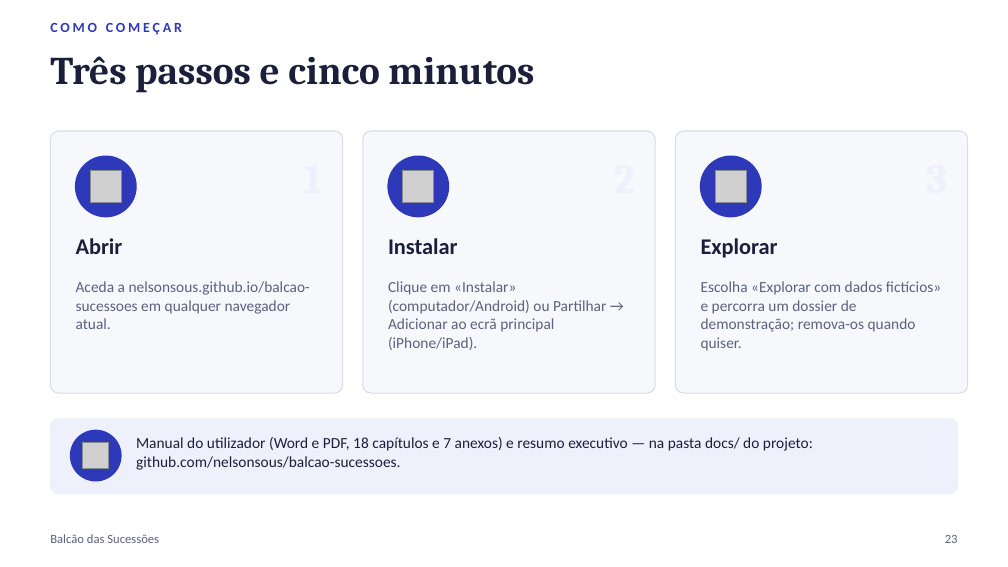
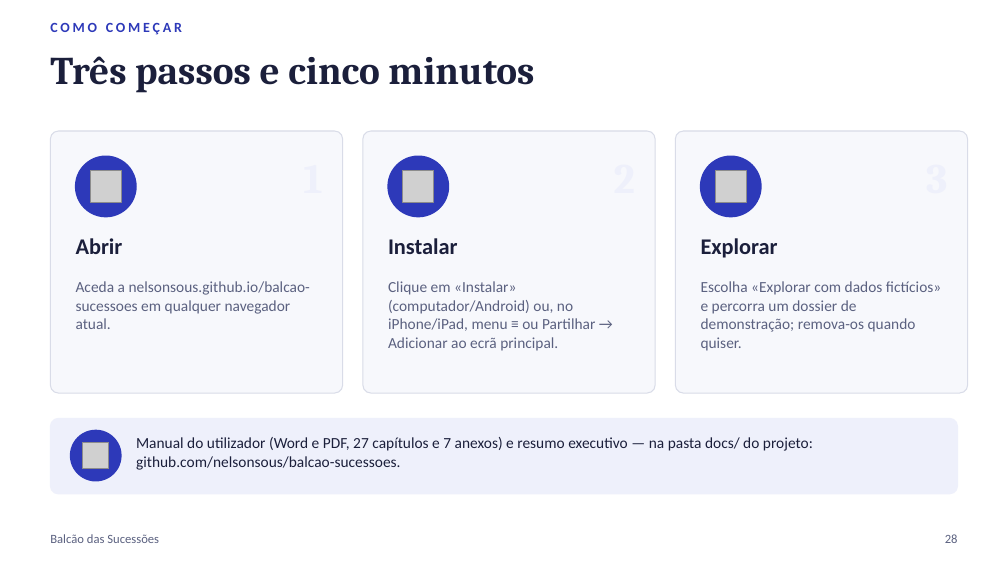
Before and after one commit to nelsonsous/balcao-sucessoes, a slide deck: slide 28 of docs/Balcao-das-Sucessoes-Apresentacao.pptx (slide 23 before the commit). Drawn at 1008x567 pixels with LibreOffice and Linux fonts; fonts in the diff are those of the drawing; grey boxes stand for pictures. Boxes give left, top, right and bottom in pixels: in the first picture for what was removed or moved away, otherwise in the second. Text is boxed around its words. In the diff, an @@ line names an element or a change of style, - is before the commit and + after.

```diff
--- a/docs/Balcao-das-Sucessoes-Apresentacao.pptx
+++ b/docs/Balcao-das-Sucessoes-Apresentacao.pptx
@@ text at [388,281,595,351]: text changed @@
-Clique em «Instalar» (computador/Android) ou Partilhar → Adicionar ao ecrã principal (iPhone/iPad).
+Clique em «Instalar» (computador/Android) ou, no iPhone/iPad, menu ≡ ou Partilhar → Adicionar ao ecrã principal.
@@ text at [136,437,813,470]: text changed @@
-Manual do utilizador (Word e PDF, 18 capítulos e 7 anexos) e resumo executivo — na pasta docs/ do projeto: github.com/nelsonsous/balcao-sucessoes.
+Manual do utilizador (Word e PDF, 27 capítulos e 7 anexos) e resumo executivo — na pasta docs/ do projeto: github.com/nelsonsous/balcao-sucessoes.
@@ text at [945,534,958,543]: text changed @@
-23
+28
```
Also in this commit, not shown: 6 other slides changed, 5 slides added, 13 other files.
